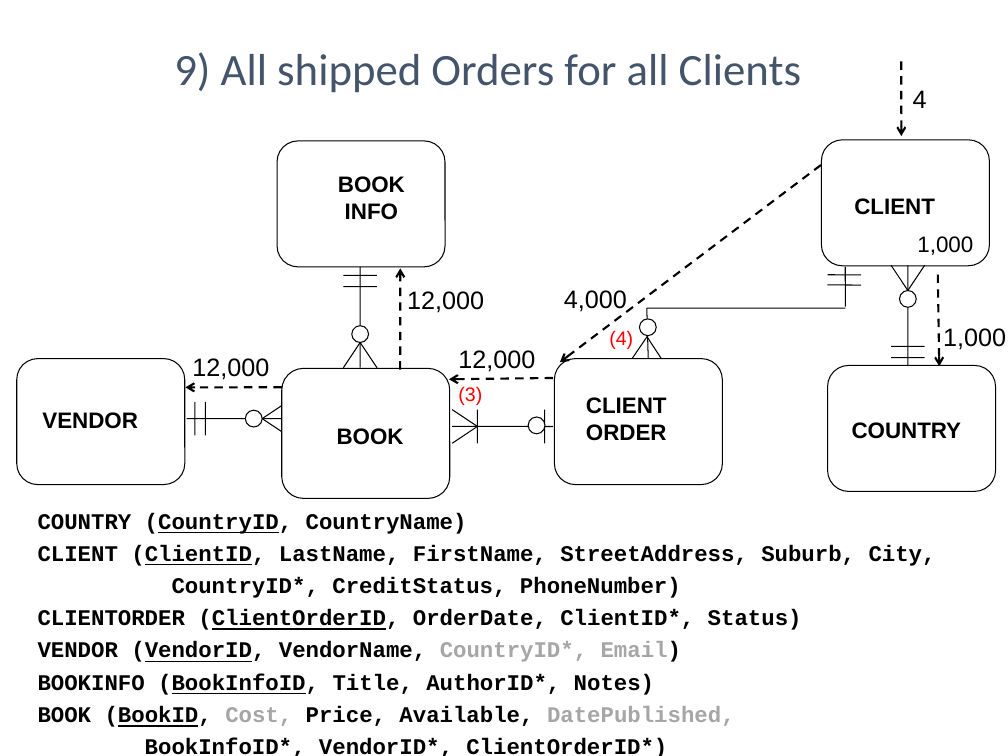
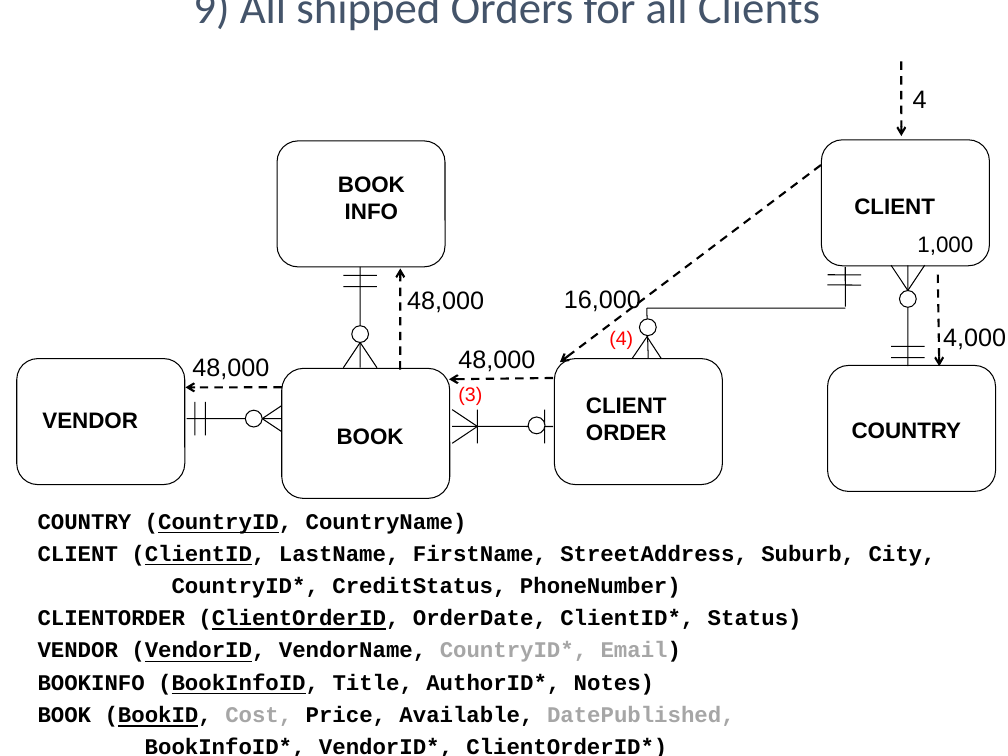
Before and after one commit to sifaZhang/Database-Design-and-Development, a slide deck: slide 19 of assignment1/Case Study C - Information.ppt. Drawn at 1008x756 pixels with LibreOffice and Linux fonts; fonts in the diff are those of the drawing. Boxes give left, top, right and bottom in pixels: in the first picture for what was removed or moved away, otherwise in the second. Text is boxed around its words. In the diff, an @@ line names an element or a change of style, - is before the commit and + after.

```diff
--- a/assignment1/Case Study C - Information.ppt
+++ b/assignment1/Case Study C - Information.ppt
@@ text "9) All shipped Orders for ..." rewrapped from box(174, 52, 801, 93) to box(193, 0, 820, 31) @@
@@ text at box(407, 291, 484, 313): text changed @@
-12,000
+48,000
@@ text at box(564, 290, 641, 313): text changed @@
-4,000
+16,000
@@ text at box(943, 328, 1006, 350): text changed @@
-1,000
+4,000
@@ text at box(192, 358, 269, 380): text changed @@
-12,000
+48,000
@@ text at box(458, 350, 535, 372): text changed @@
-12,000
+48,000
```
Also in this commit, not shown: 1 other slide changed, 3 other files.
